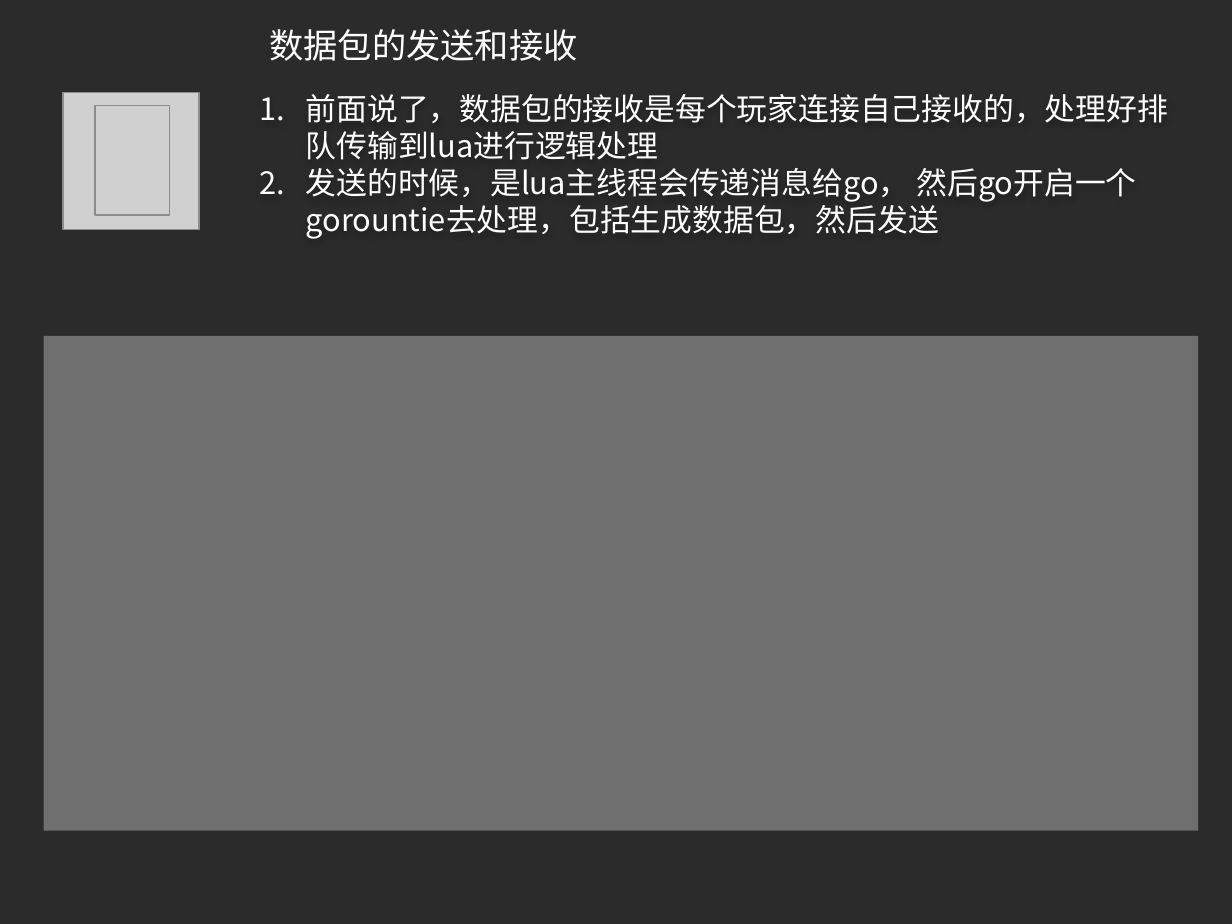
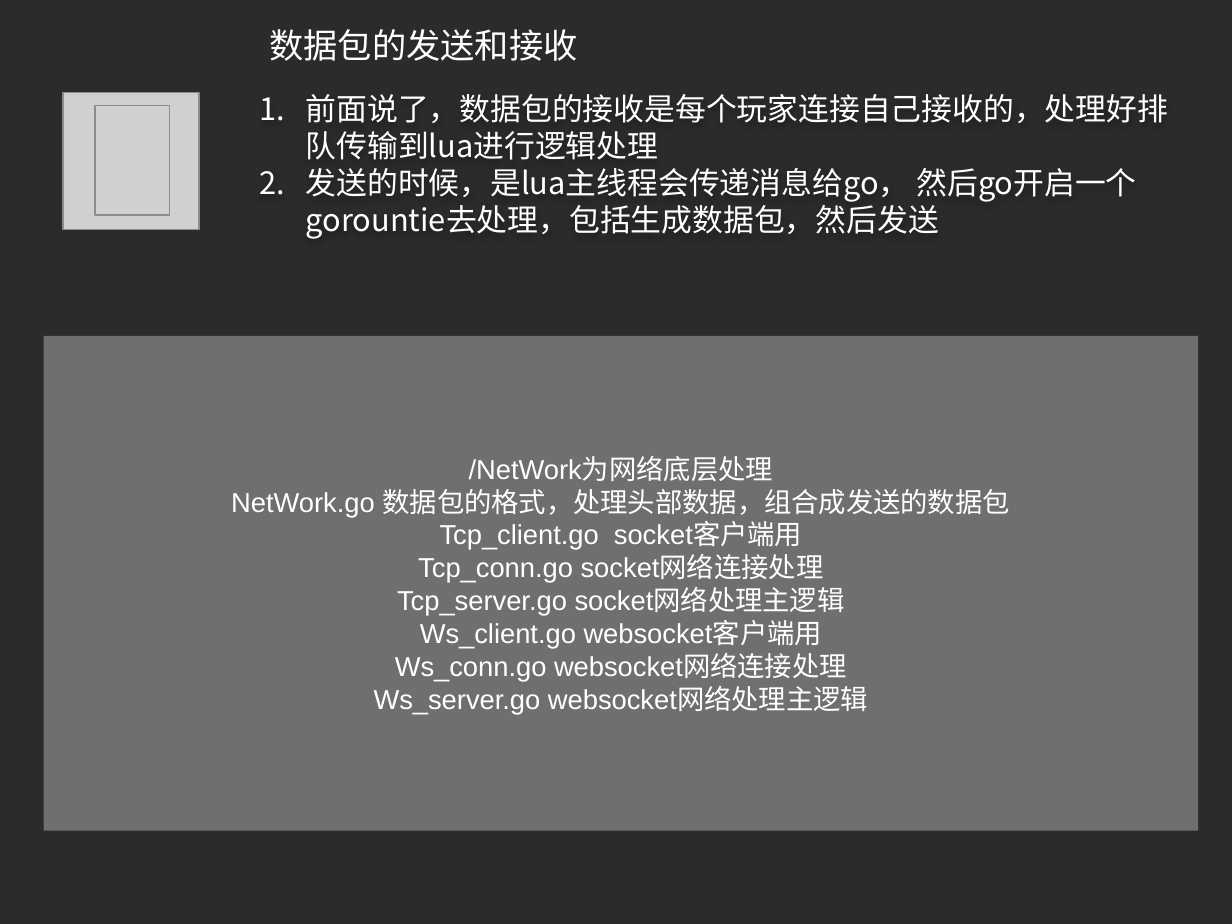
Before and after one commit to zgame/GoLangCode, a slide deck: slide 4 of ServerGameBYLua2/说明文档/服务器架构设计.pptx. Drawn at 1232x924 pixels with LibreOffice and Linux fonts; fonts in the diff are those of the drawing; grey boxes stand for pictures; background and template pictures are left out; a plain dark background stands for a picture behind light text. Boxes give left, top, right and bottom in pixels: in the first picture for what was removed or moved away, otherwise in the second. Text is boxed around its words. In the diff, an @@ line names an element or a change of style, - is before the commit and + after.

```diff
--- a/ServerGameBYLua2/说明文档/服务器架构设计.pptx
+++ b/ServerGameBYLua2/说明文档/服务器架构设计.pptx
@@ text in rectangle at [231,458,1009,714]: text added @@
+/NetWork为网络底层处理
+NetWork.go 数据包的格式，处理头部数据，组合成发送的数据包
+Tcp_client.go socket客户端用
+Tcp_conn.go socket网络连接处理
+Tcp_server.go socket网络处理主逻辑
+Ws_client.go websocket客户端用
+Ws_conn.go websocket网络连接处理
+Ws_server.go websocket网络处理主逻辑
```
Also in this commit, not shown: 5 other slides changed, 10 other files.
